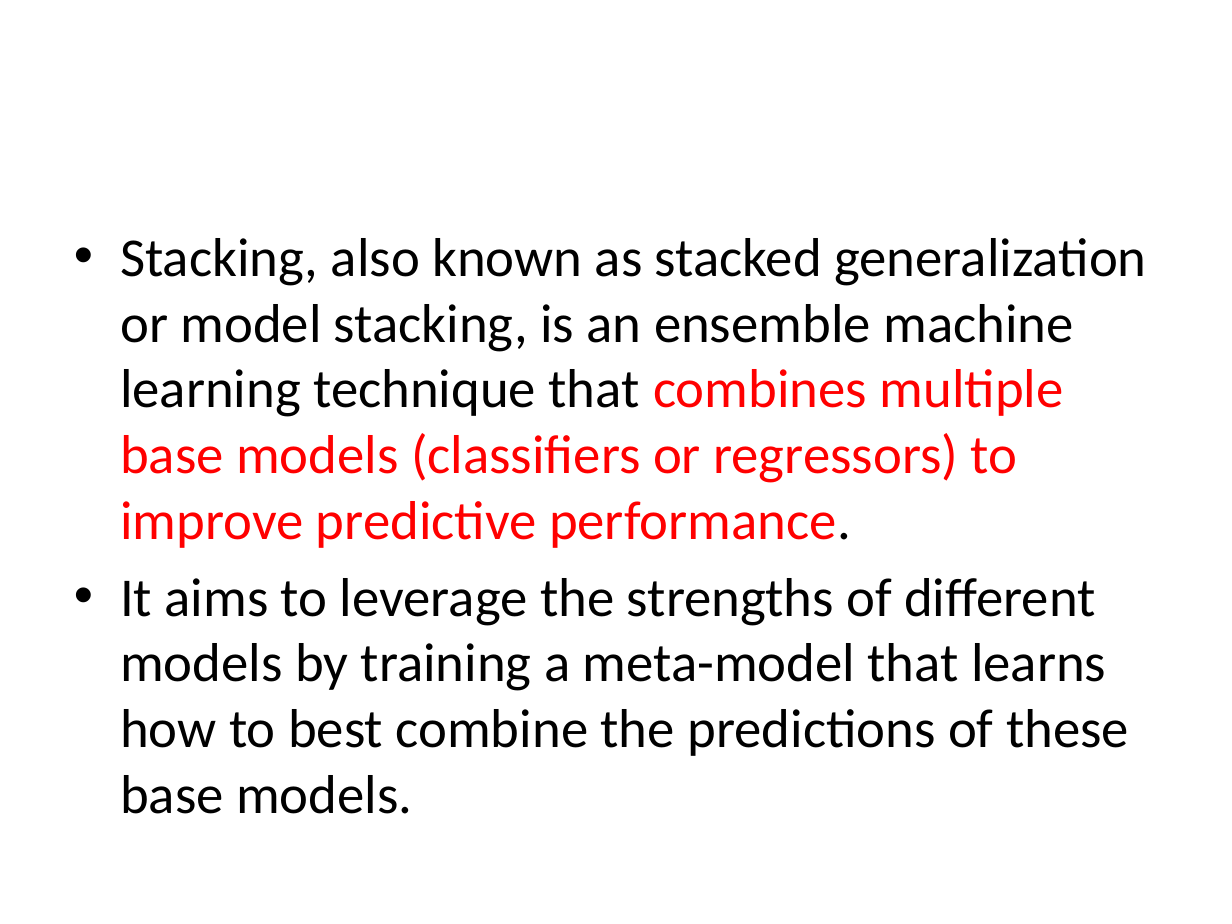
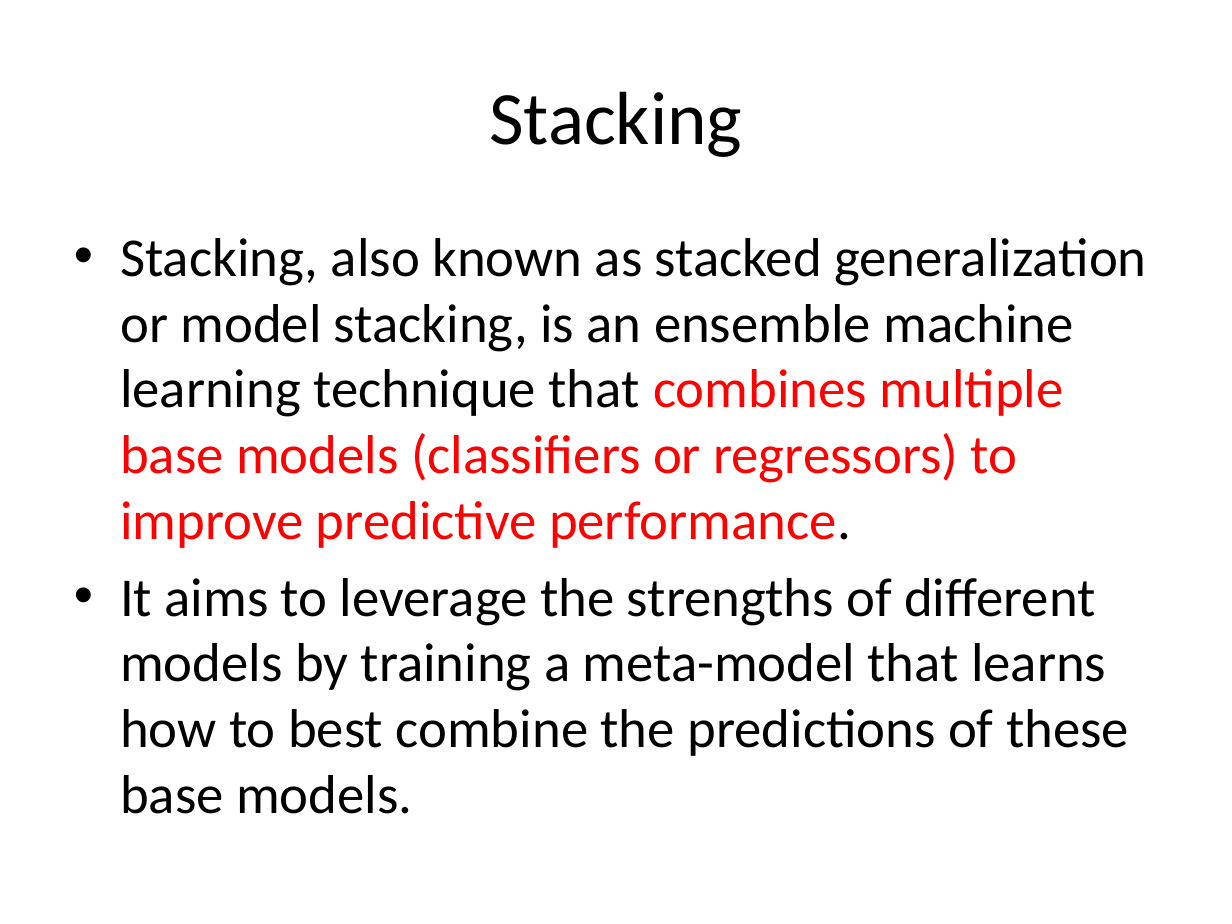
Before and after one commit to devipriyak/Machine-Learning-AI_ML-21-BAtch-V-sem, a slide deck: slide 9 of Ensemble Learning.pptx. Drawn at 1232x924 pixels with LibreOffice and Linux fonts; fonts in the diff are those of the drawing. Boxes give left, top, right and bottom in pixels: in the first picture for what was removed or moved away, otherwise in the second. Text is boxed around its words. In the diff, an @@ line names an element or a change of style, - is before the commit and + after.

```diff
--- a/Ensemble Learning.pptx
+++ b/Ensemble Learning.pptx
@@ title added at box(489, 91, 742, 157), 44 pt, text #000000 @@
+Stacking
```
Also in this commit, not shown: 9 slides added, 1 slide removed.
